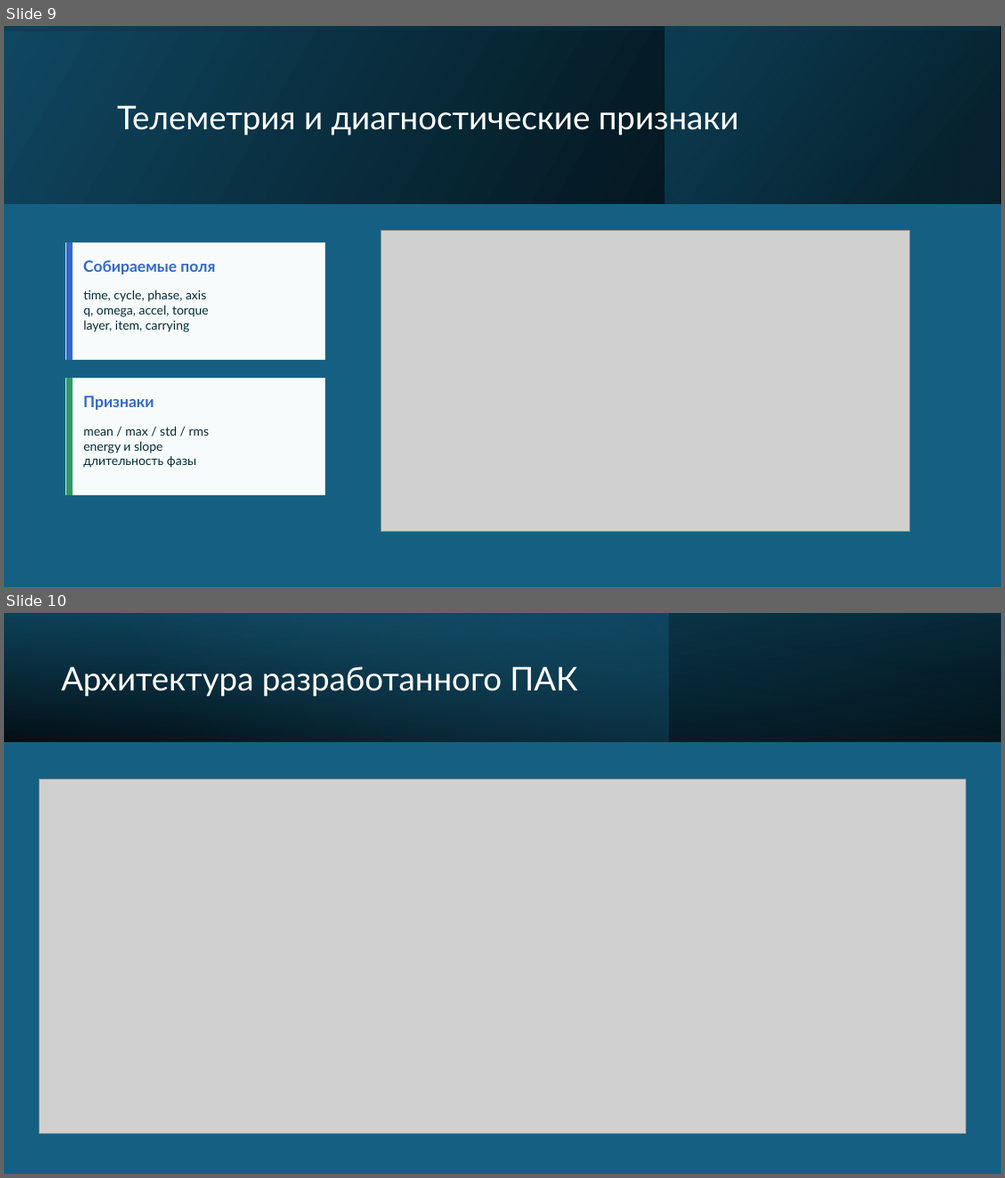
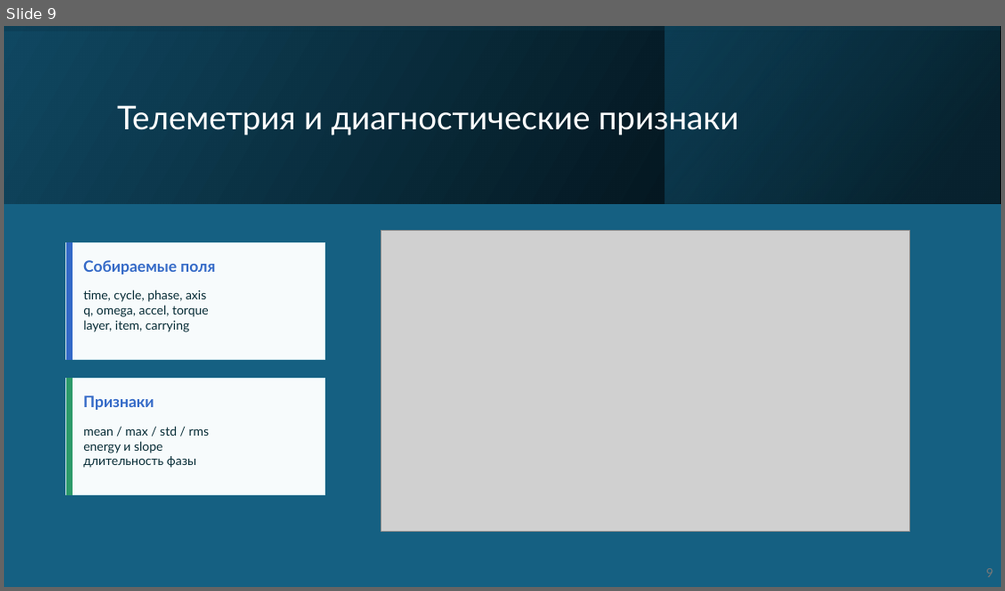
Before and after one commit to LionKMufasa/diplom_mem, a slide deck: вкр/Презентация ВКР 2026 Миронов Егор Максимович.pptx. Shown one above the other, each under a label of ours: slides 9 and 10 before the commit, slide 9 after it. The pictures are 1005x1178 and 1005x591 pixels, drawn with LibreOffice and Linux fonts; fonts in the diff are those of the drawing; grey boxes stand for pictures. Boxes give left, top, right and bottom in pixels: in the first picture for what was removed or moved away, otherwise in the second. Text is boxed around its words. In the diff, an @@ line names an element or a change of style, - is before the commit and + after.

```diff
--- a/вкр/Презентация ВКР 2026 Миронов Егор Максимович.pptx
+++ b/вкр/Презентация ВКР 2026 Миронов Егор Максимович.pptx
@@ slide 10 removed at (x1=4, y1=613, x2=1001, y2=1174), background #FFFFFF @@
@@ rectangle removed at (x1=4, y1=613, x2=1001, y2=1174) @@
@@ rectangle removed at (x1=4, y1=613, x2=1001, y2=742) @@
@@ rectangle removed at (x1=4, y1=613, x2=669, y2=742) @@
@@ rectangle removed at (x1=4, y1=613, x2=1001, y2=742) @@
@@ title removed at (x1=61, y1=666, x2=577, y2=697) @@
-Архитектура разработанного ПАК
@@ picture removed at (x1=39, y1=779, x2=966, y2=1134) @@
@@ slide 9 changed as well @@
@@ text added at (x1=986, y1=568, x2=993, y2=577), 12 pt, text #797979 @@
+9
```
Also in this commit, not shown: 14 other slides changed, 2 slides added, 1 other slide removed, 20 other files.
